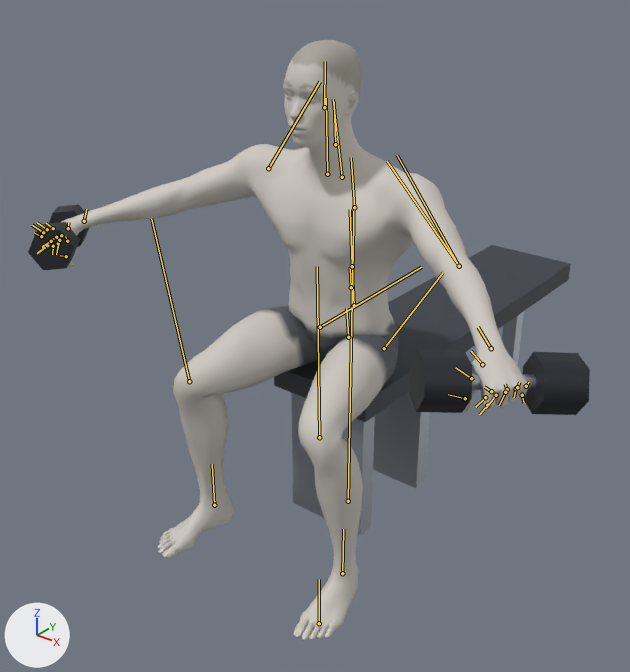
The glTF model exports/seated-dumbbell-lateral-raise.glb, before and after one commit.
Both versions are drawn from a 50 mm lens placed at (1.32, -1.81, 1.66), pointed at (-0.16, 0.03, 0.52). The axes (+X, +Y, +Z) are drawn at lower left. The lights are the same throughout. The picture after the commit comes second. Both versions are drawn at frame 48 of the action 'seated-dumbbell-lateral-raise'; the numbers are the values there. The bones that change, and the others that lie on the model, are drawn over the model as lines.
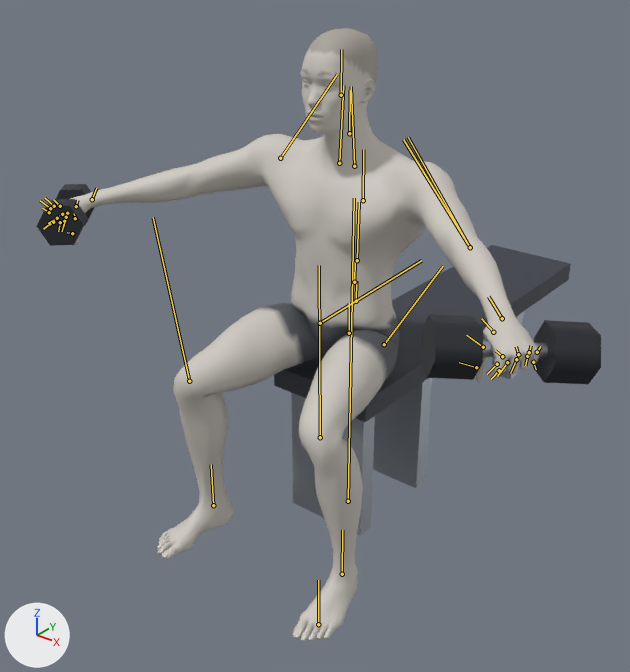
ob_dbl_right is not drawn itself; it is the parent of ob_mesh_1, ob_mesh_2, ob_mesh_3.
ob_dbr_right is not drawn itself; it is the parent of ob_mesh_4, ob_mesh_5, ob_mesh_6.

Where the change shows, as pixel boxes [x1, y1, x2, y2] in the pictures (630 x 672 px):
'Mesh_0', posed
    before: [62, 40, 529, 641]
    after: [71, 28, 540, 642]
'Mesh_2', posed
    before: [409, 348, 472, 413]
    after: [420, 314, 483, 380]
'Mesh_3', posed
    before: [522, 352, 590, 415]
    after: [534, 320, 601, 384]
'Mesh_5', posed
    before: [28, 222, 80, 270]
    after: [36, 199, 88, 246]
'Mesh_6', posed
    before: [48, 204, 90, 247]
    after: [55, 184, 95, 226]
'Mesh_1', posed (11% taller)
    before: [472, 373, 536, 391]
    after: [483, 340, 548, 360]
bone 'pelvis', root to tip
    before: (348, 337) to (346, 308)
    after: (349, 333) to (349, 303)
bone 'hand_l', root to tip
    before: (491, 348) to (478, 327)
    after: (502, 318) to (488, 296)
bone 'hand_r', root to tip
    before: (84, 221) to (86, 209)
    after: (92, 199) to (96, 188)
bone 'neck_01', root to tip
    before: (335, 144) to (334, 101)
    after: (349, 133) to (350, 90)
bone 'head', root to tip
    before: (324, 107) to (325, 61)
    after: (341, 95) to (341, 49)
bone 'thigh_l', root to tip
    before: (384, 348) to (443, 272)
    after: (384, 344) to (443, 266)
bone 'calf_l', root to tip
    before: (319, 437) to (317, 266)
    after: (320, 437) to (319, 265)
bone 'thigh_r', root to tip
    before: (320, 327) to (421, 267)
    after: (320, 323) to (421, 260)
bone 'calf_r', root to tip
    before: (189, 381) to (151, 218)
    after: (189, 381) to (153, 217)

What the commit changed:
Bone 'pelvis' (bone_pelvis) moves from (0.008, -0.404, 0.0) to (0.008, -0.391, 0.0).
Bone 'pelvis' (bone_pelvis) turns from (0, 0, -7) to (0, 0, -1) degrees about its own x, y and z.
Bone 'hand_l' (bone_hand_l) turns from (-3, 8, 1) to (0, 6, 0) degrees about its own x, y and z.
Bone 'hand_r' (bone_hand_r) turns from (3, -8, 1) to (0, -6, 0) degrees about its own x, y and z.
Bone 'neck_01' (bone_neck_01) turns from (0, 0, 4) to (0, 0, 1) degrees about its own x, y and z.
Bone 'head' (bone_head) turns from (0, 0, 4) to (0, 0, 1) degrees about its own x, y and z.
Bone 'thigh_l' (bone_thigh_l) turns from (10, -2, 87) to (10, -2, 80) degrees about its own x, y and z.
Bone 'calf_l' (bone_calf_l) turns from (-7, 5, -88) to (-7, 5, -86) degrees about its own x, y and z.
Bone 'thigh_r' (bone_thigh_r) turns from (-10, 2, 87) to (-10, 2, 80) degrees about its own x, y and z.
Bone 'calf_r' (bone_calf_r) turns from (7, -5, -88) to (7, -5, -86) degrees about its own x, y and z.
